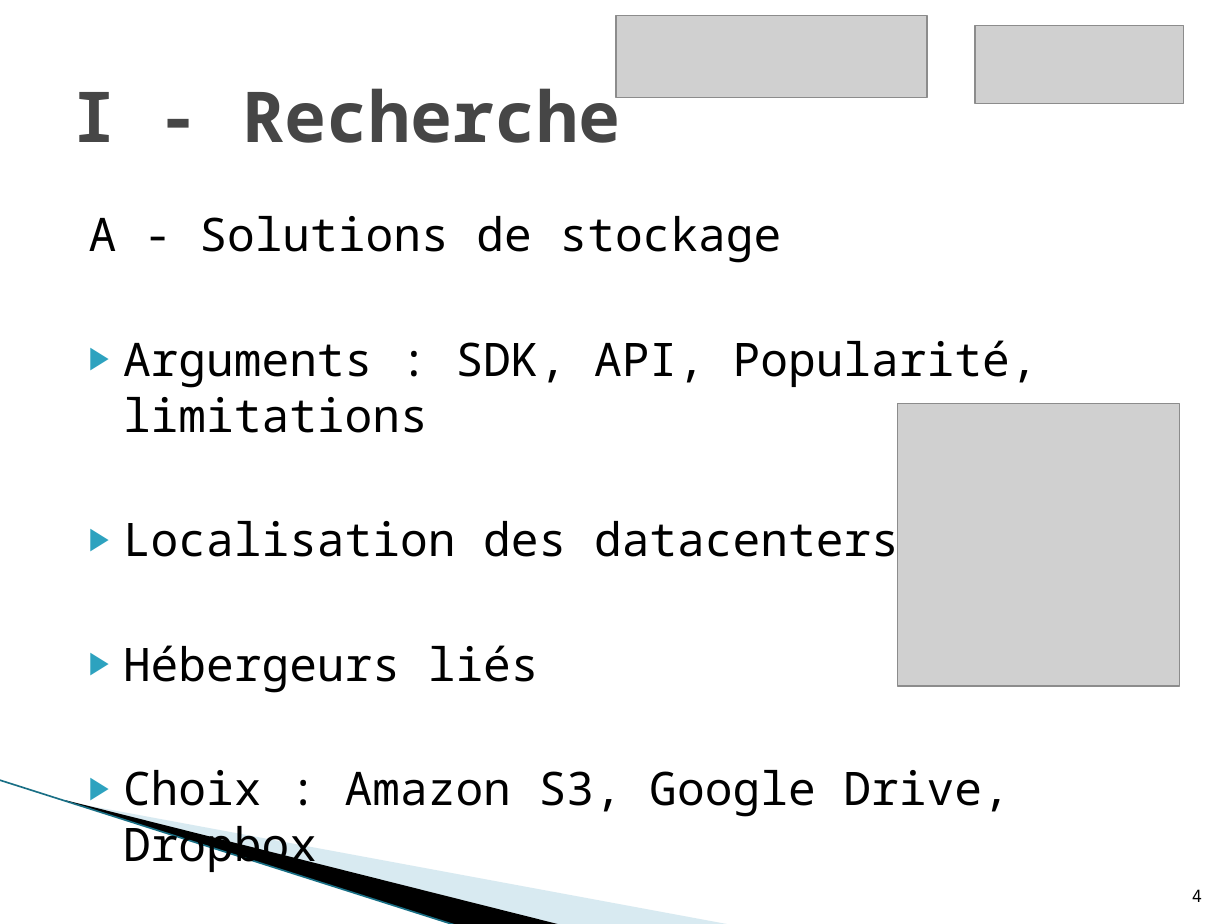
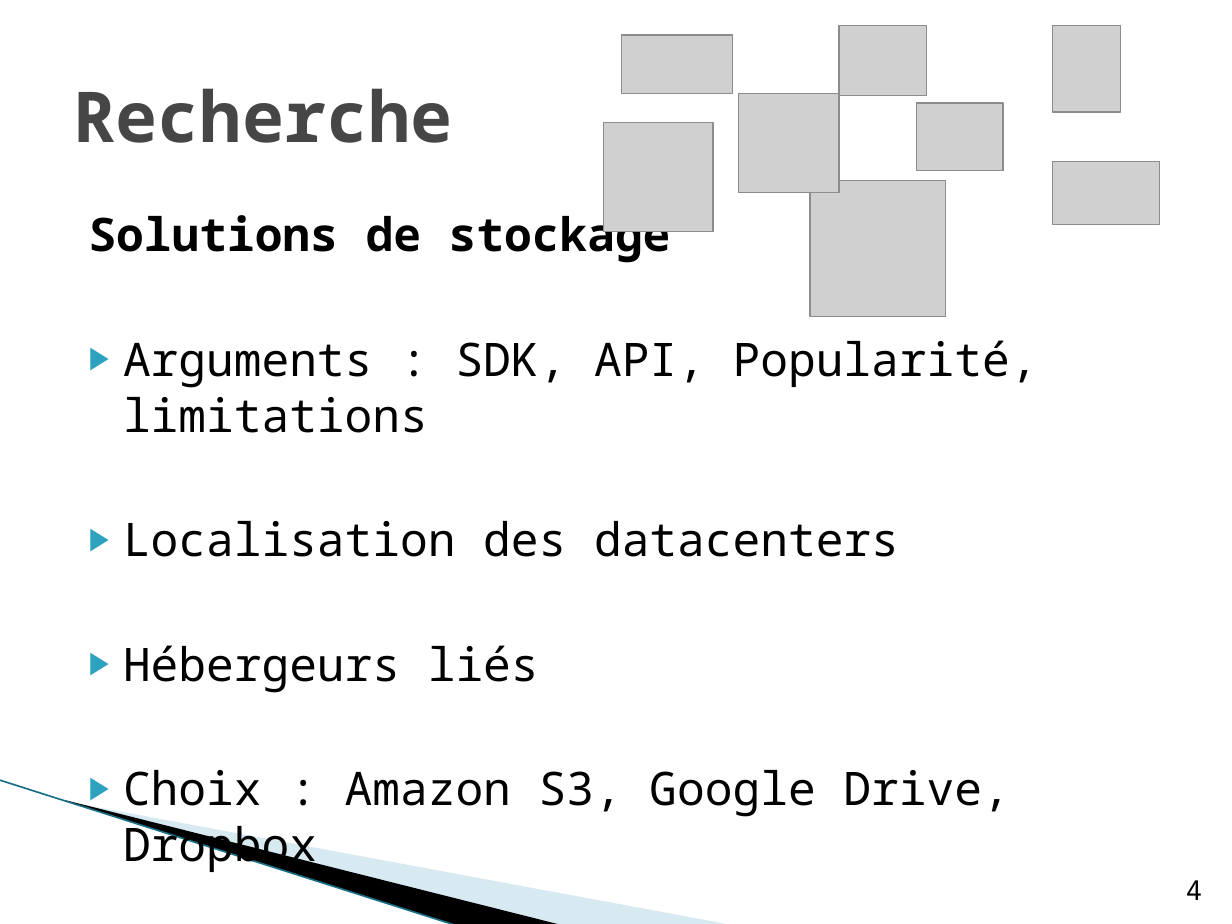
Before and after one commit to hyptos/kyd, a slide deck: slide 4 of docs/TER.pptx. Drawn at 1232x924 pixels with LibreOffice and Linux fonts; fonts in the diff are those of the drawing; grey boxes stand for pictures; background and template pictures are left out. Boxes give left, top, right and bottom in pixels: in the first picture for what was removed or moved away, otherwise in the second. Text is boxed around its words. In the diff, an @@ line names an element or a change of style, - is before the commit and + after.

```diff
--- a/docs/TER.pptx
+++ b/docs/TER.pptx
@@ picture removed at <box>616,16,928,99</box> @@
@@ picture added at <box>839,26,926,96</box> @@
@@ picture removed at <box>975,26,1183,103</box> @@
@@ picture added at <box>1052,26,1120,112</box> @@
@@ picture added at <box>621,36,732,94</box> @@
@@ title at <box>74,88,453,143</box>: text changed @@
-I - Recherche
+Recherche
@@ picture added at <box>738,94,839,192</box> @@
@@ picture added at <box>917,103,1003,171</box> @@
@@ picture added at <box>604,122,713,232</box> @@
@@ picture added at <box>1052,161,1159,224</box> @@
@@ text at <box>89,208,671,263</box>: text changed; bold on @@
-A - Solutions de stockage
+Solutions de stockage
@@ picture: place and size @@
-picture at <box>897,404,1179,686</box>
+picture at <box>809,181,945,317</box>
@@ page number at <box>1186,880,1202,900</box>: size 10 to 16 pt @@
```
Also in this commit, not shown: 14 other slides changed, 1 slide removed, 2 other files.
